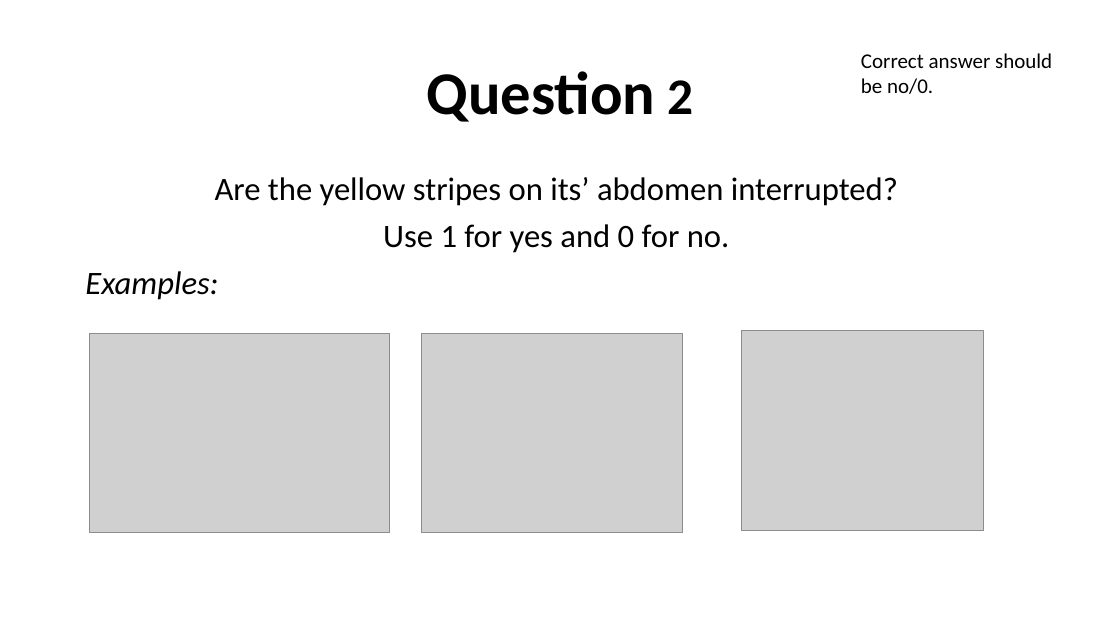
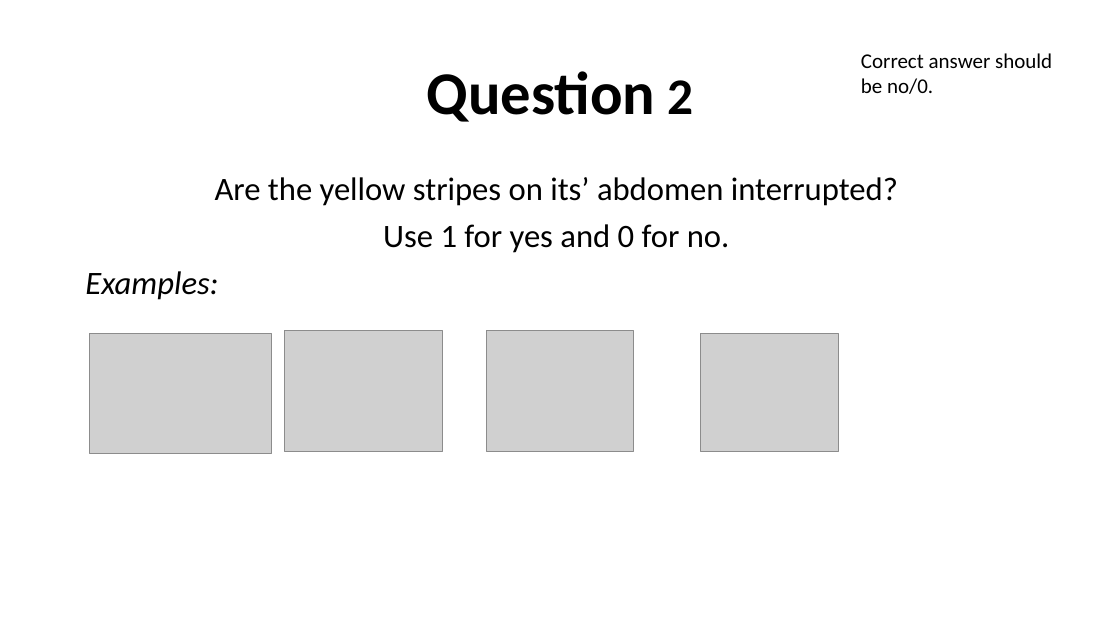
Before and after one commit to Hannarea/Hornet-Project, a slide deck: slide 2 of Classification Questions.pptx. Drawn at 1120x630 pixels with LibreOffice and Linux fonts; fonts in the diff are those of the drawing; grey boxes stand for pictures. Boxes give left, top, right and bottom in pixels: in the first picture for what was removed or moved away, otherwise in the second. Text is boxed around its words. In the diff, an @@ line names an element or a change of style, - is before the commit and + after.

Commit message:
Updated classification questions

```diff
--- a/Classification Questions.pptx
+++ b/Classification Questions.pptx
@@ picture: place and size @@
-picture at (90, 334, 390, 533)
+picture at (90, 334, 271, 455)
@@ picture: place and size @@
-picture at (422, 334, 682, 533)
+picture at (285, 331, 443, 452)
@@ picture: place and size @@
-picture at (742, 331, 984, 530)
+picture at (487, 331, 634, 452)
@@ picture added at (701, 334, 838, 452) @@
```
Also in this commit, not shown: 2 other files.
